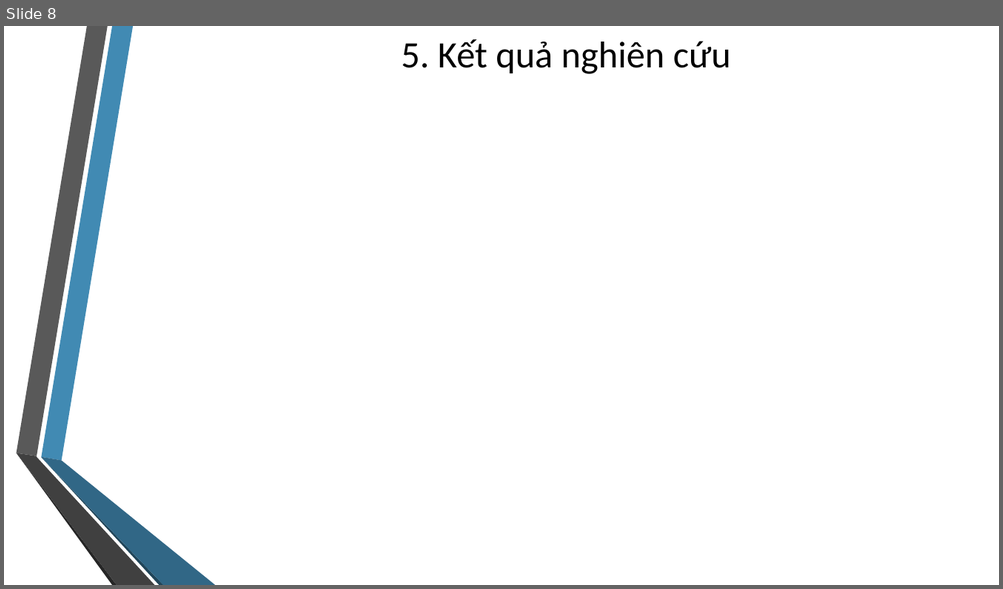
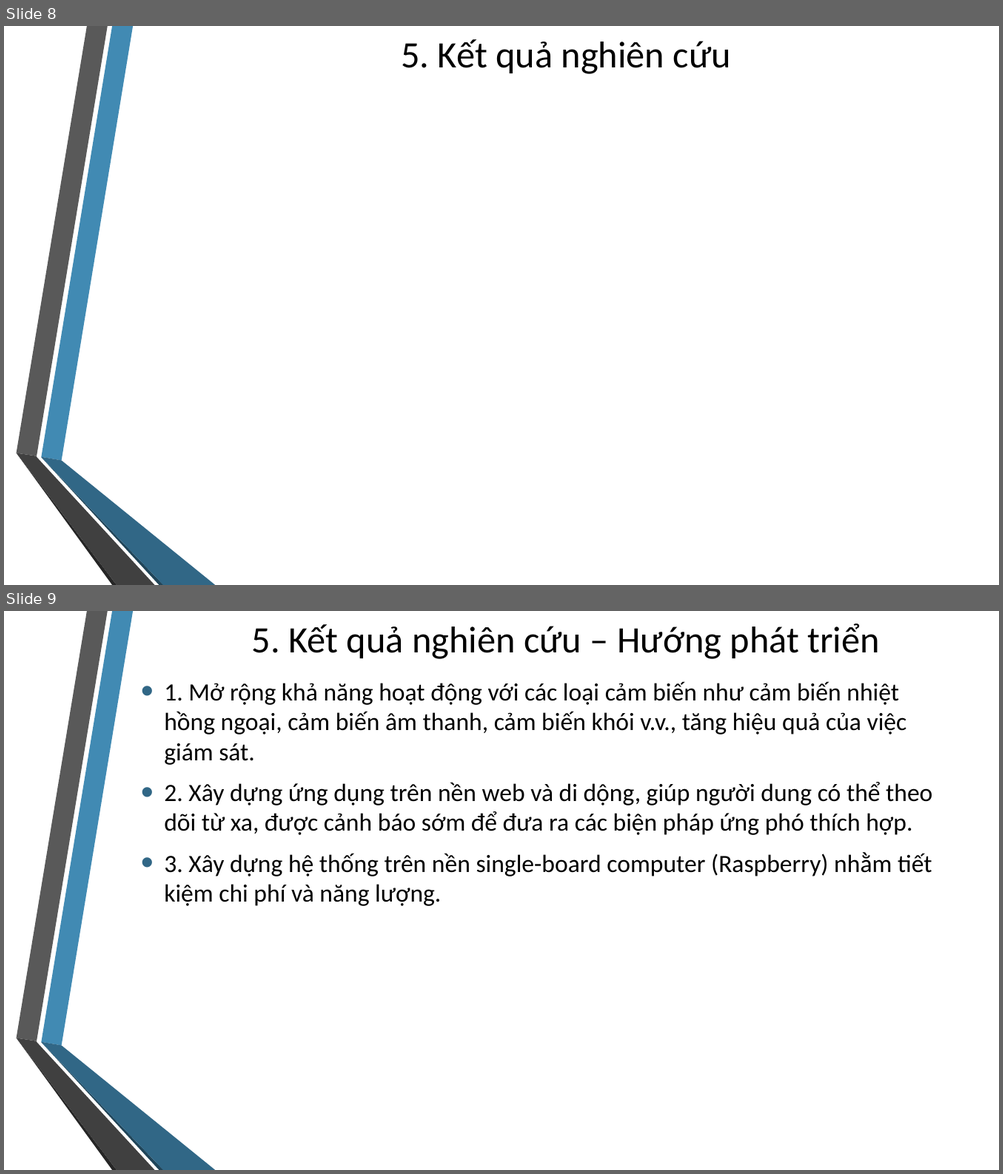
Before and after one commit to quoctrungdh/BaoCaoNCKH-April2016, a slide deck: SlideBaoCao.pptx. Shown one above the other, each under a label of ours: slide 8 before the commit, slides 8 and 9 after it. The pictures are 1003x589 and 1003x1174 pixels, drawn with LibreOffice and Linux fonts; fonts in the diff are those of the drawing; background and template pictures are left out. Boxes give left, top, right and bottom in pixels: in the first picture for what was removed or moved away, otherwise in the second. Text is boxed around its words. In the diff, an @@ line names an element or a change of style, - is before the commit and + after.

```diff
--- a/SlideBaoCao.pptx
+++ b/SlideBaoCao.pptx
@@ slide 9 added at [4, 611, 999, 1170], background picture (left out); not listed: 6 template elements that a slide beside it also shows @@
@@ title added at [252, 624, 879, 659], 36 pt, text #000000 @@
+5. Kết quả nghiên cứu – Hướng phát triển
@@ text added at [164, 681, 932, 906], 24 pt, text #000000 @@
+• 1. Mở rộng khả năng hoạt động với các loại cảm biến như cảm biến nhiệt hồng ngoại, cảm biến âm thanh, cảm biến khói v.v., tăng hiệu quả của việc giám sát.
+• 2. Xây dựng ứng dụng trên nền web và di dộng, giúp người dung có thể theo dõi từ xa, được cảnh báo sớm để đưa ra các biện pháp ứng phó thích hợp.
+• 3. Xây dựng hệ thống trên nền single-board computer (Raspberry) nhằm tiết kiệm chi phí và năng lượng.
```
Also in this commit, not shown: 1 other file.
